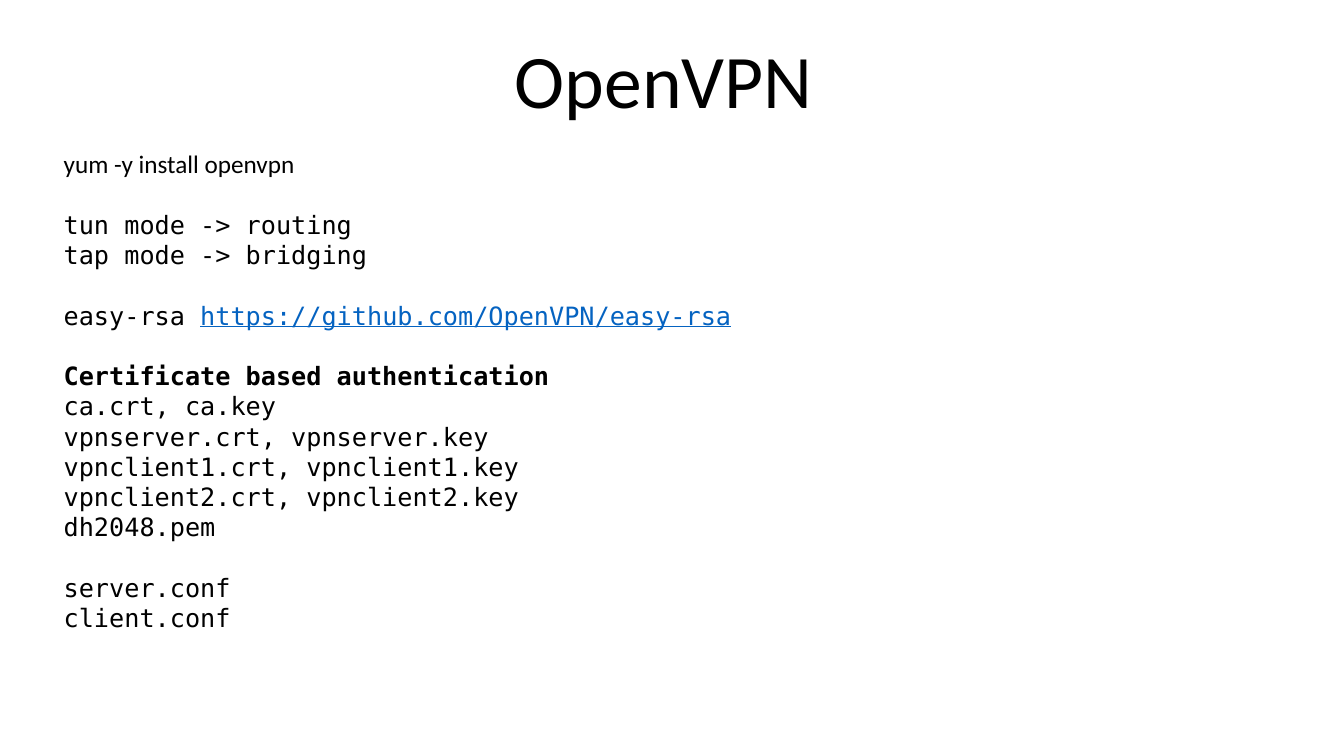
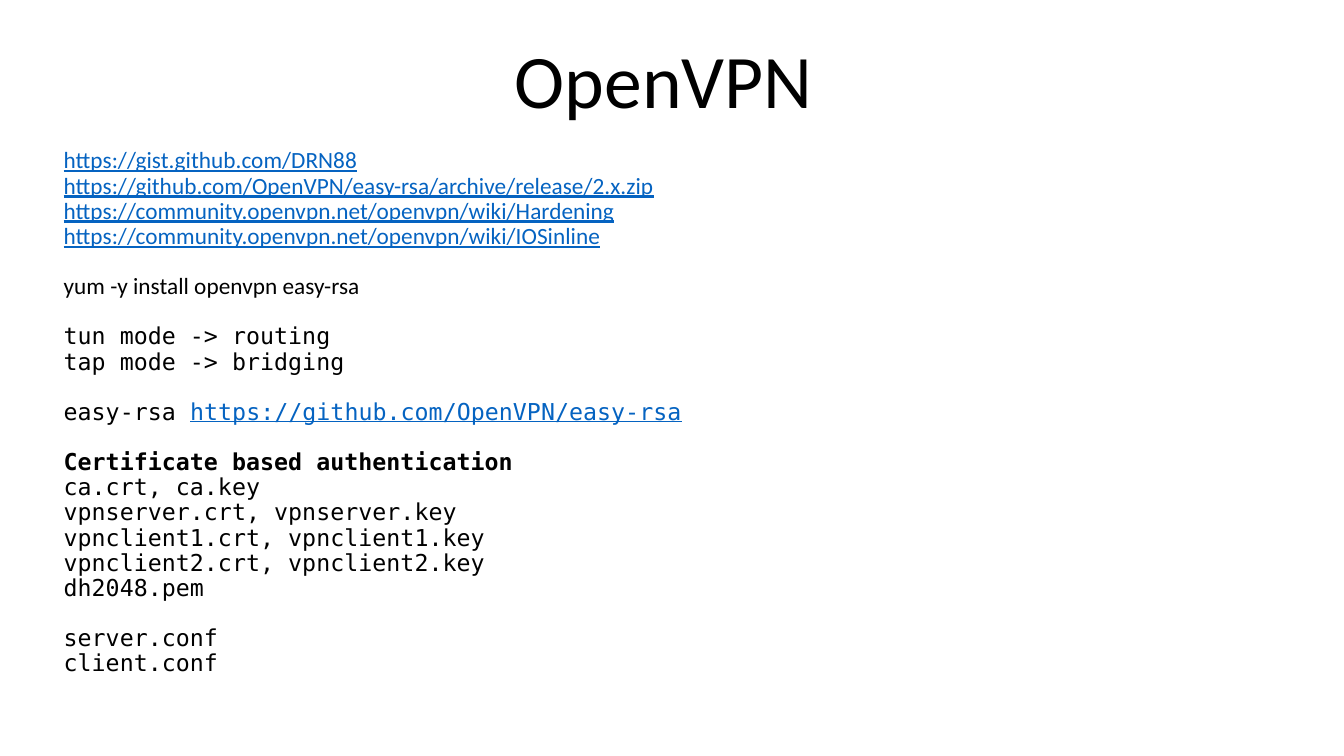
Before and after one commit to DRN88/blt, a slide deck: slide 4 of w46/w46.pptx. Drawn at 1344x756 pixels with LibreOffice and Linux fonts; fonts in the diff are those of the drawing. Boxes give left, top, right and bottom in pixels: in the first picture for what was removed or moved away, otherwise in the second. Text is boxed around its words. In the diff, an @@ line names an element or a change of style, - is before the commit and + after.

Commit message:
fix pptx

```diff
--- a/w46/w46.pptx
+++ b/w46/w46.pptx
@@ subtitle at (64,152,653,298): text changed; size 18 to 16.6 pt; text colour #000000 to #0563C1 @@
-yum -y install openvpn
+https://gist.github.com/DRN88
+https://github.com/OpenVPN/easy-rsa/archive/release/2.x.zip
+https://community.openvpn.net/openvpn/wiki/Hardening
+https://community.openvpn.net/openvpn/wiki/IOSinline
+yum -y install openvpn easy-rsa
@@ subtitle at (64,326,681,672): size 18 to 16.6 pt in "tun mode -> routing", "tap mode -> bridging", "easy-rsa https://github.com/OpenVPN/easy-rsa", "Certificate based authentication" and 7 more places; line spacing 1 to 0.9 @@
```
Also in this commit, not shown: 3 other slides changed.
